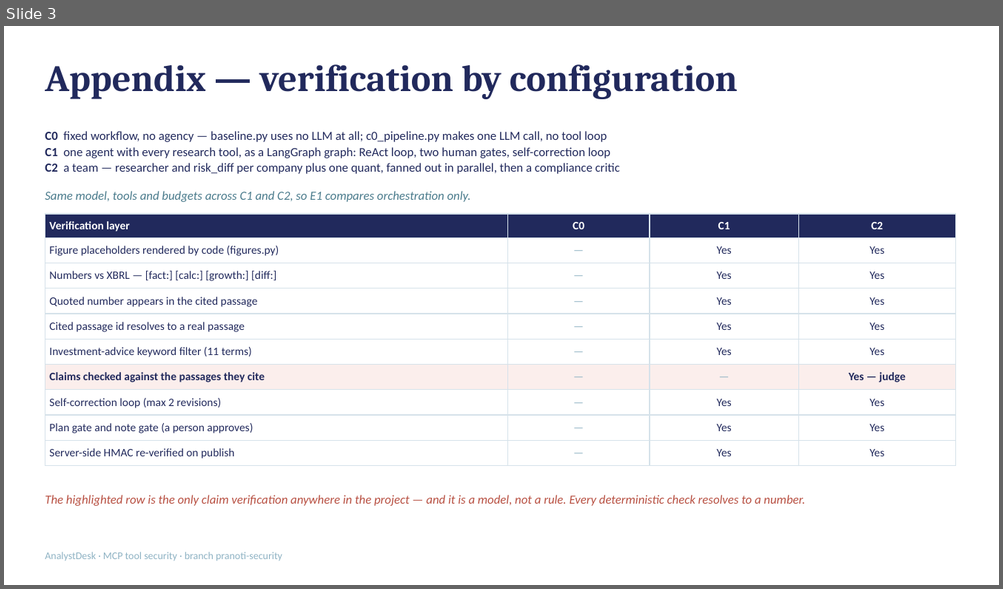
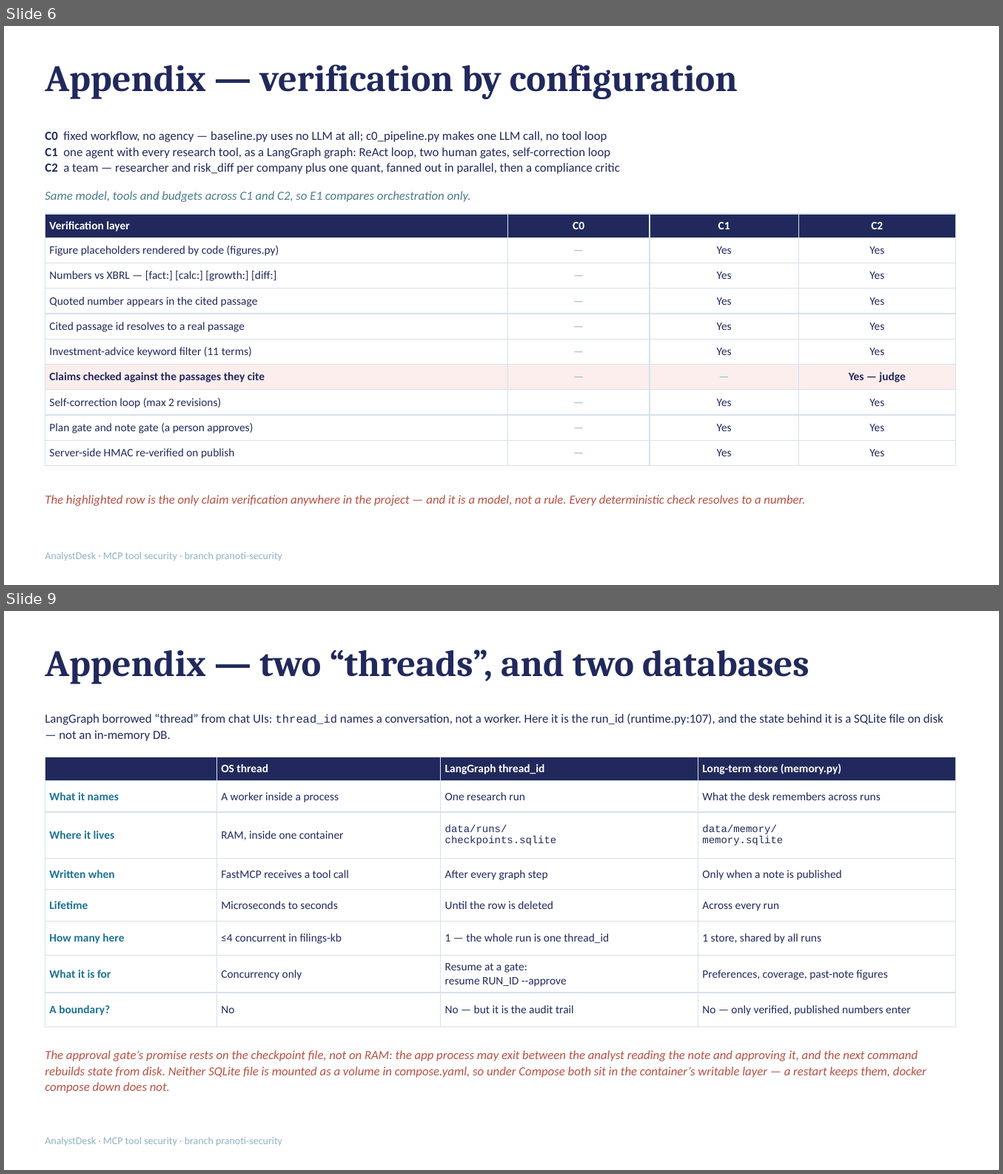
Before and after one commit to tshubhi24-dot/Capstone_IITB_2026, a slide deck: jayshree/analyst_desk/docs/presentation.pptx. Shown one above the other, each under a label of ours: slide 3 before the commit, slides 6 and 9 after it; the slides between them are not shown. The pictures are 1003x589 and 1003x1174 pixels, drawn with LibreOffice and Linux fonts; fonts in the diff are those of the drawing. Boxes give left, top, right and bottom in pixels: in the first picture for what was removed or moved away, otherwise in the second. Text is boxed around its words. In the diff, an @@ line names an element or a change of style, - is before the commit and + after.

```diff
--- a/jayshree/analyst_desk/docs/presentation.pptx
+++ b/jayshree/analyst_desk/docs/presentation.pptx
@@ slide 9 added at [4,611,999,1170], background #FFFFFF; not listed: 1 template element that a slide beside it also shows @@
@@ title added at [45,649,809,684], 36 pt, text #21295C, bold @@
+Appendix — two “threads”, and two databases
@@ text added at [45,714,943,741], 12 pt, text #21295C @@
+LangGraph borrowed “thread” from chat UIs: thread_id names a conversation, not a worker. Here it is the run_id (runtime.py:107), and the state behind it is a SQLite file on disk — not an in-memory DB.
@@ table added at [45,758,956,1019], 8 rows, 4 columns @@
+ | OS thread | LangGraph thread_id | Long-term store (memory.py)
+What it names | A worker inside a process | One research run | What the desk remembers across runs
+Where it lives | RAM, inside one container | data/runs/ / checkpoints.sqlite | data/memory/ / memory.sqlite
+Written when | FastMCP receives a tool call | After every graph step | Only when a note is published
+Lifetime | Microseconds to seconds | Until the row is deleted | Across every run
+How many here | ≤4 concurrent in filings-kb | 1 — the whole run is one thread_id | 1 store, shared by all runs
+What it is for | Concurrency only | Resume at a gate: / resume RUN_ID --approve | Preferences, coverage, past-note figures
+A boundary? | No | No — but it is the audit trail | No — only verified, published numbers enter
@@ text added at [45,1051,926,1093], 12 pt, text #B85042, italic @@
+The approval gate’s promise rests on the checkpoint file, not on RAM: the app process may exit between the analyst reading the note and approving it, and the next command rebuilds state from disk. Neither SQLite file is mounted as a volume in compose.yaml, so under Compose both sit in the container’s writable layer — a restart keeps them, docker compose down does not.
@@ what was slide 3 is now slide 6 @@
```
Also in this commit, not shown: 7 other slides added, 14 other files.
